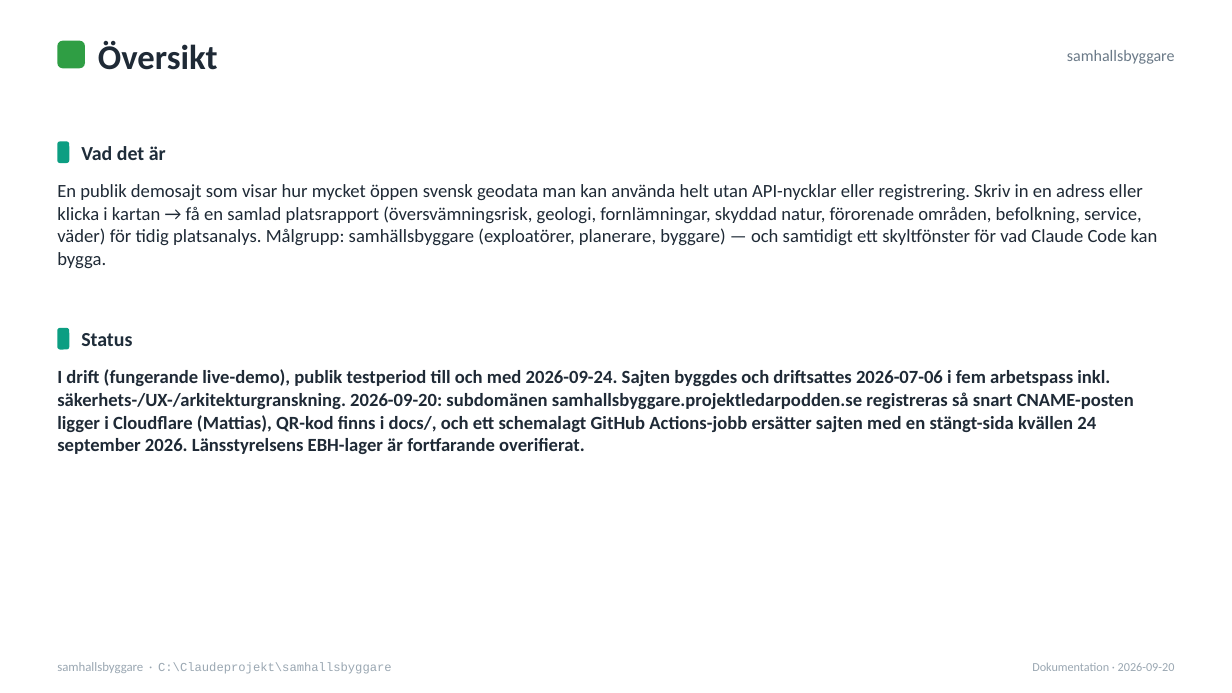
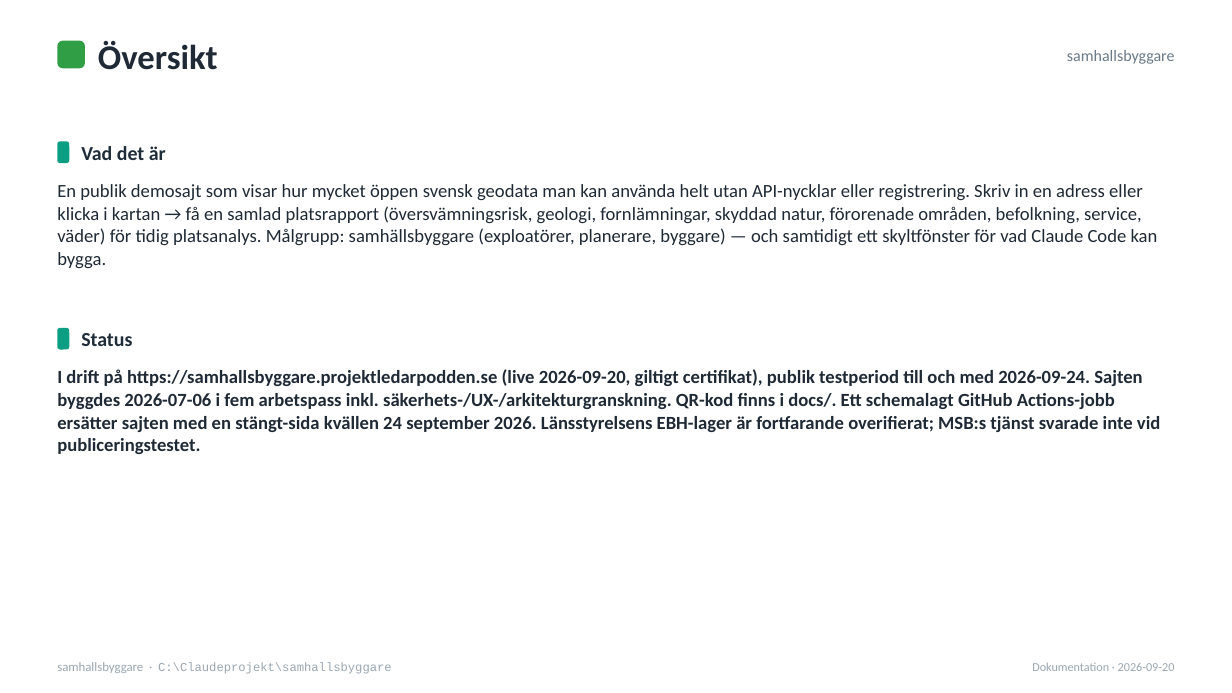
Before and after one commit to VisionInno/samhallsbyggare, a slide deck: slide 2 of samhallsbyggare-dokumentation.pptx. Drawn at 1232x693 pixels with LibreOffice and Linux fonts; fonts in the diff are those of the drawing. Boxes give left, top, right and bottom in pixels: in the first picture for what was removed or moved away, otherwise in the second. Text is boxed around its words. In the diff, an @@ line names an element or a change of style, - is before the commit and + after.

```diff
--- a/samhallsbyggare-dokumentation.pptx
+++ b/samhallsbyggare-dokumentation.pptx
@@ text at (57, 369, 1160, 454): text changed @@
-I drift (fungerande live-demo), publik testperiod till och med 2026-09-24. Sajten byggdes och driftsattes 2026-07-06 i fem arbetspass inkl. säkerhets-/UX-/arkitekturgranskning. 2026-09-20: subdomänen samhallsbyggare.projektledarpodden.se registreras så snart CNAME-posten ligger i Cloudflare (Mattias), QR-kod finns i docs/, och ett schemalagt GitHub Actions-jobb ersätter sajten med en stängt-sida kvällen 24 september 2026. Länsstyrelsens EBH-lager är fortfarande overifierat.
+I drift på https://samhallsbyggare.projektledarpodden.se (live 2026-09-20, giltigt certifikat), publik testperiod till och med 2026-09-24. Sajten byggdes 2026-07-06 i fem arbetspass inkl. säkerhets-/UX-/arkitekturgranskning. QR-kod finns i docs/. Ett schemalagt GitHub Actions-jobb ersätter sajten med en stängt-sida kvällen 24 september 2026. Länsstyrelsens EBH-lager är fortfarande overifierat; MSB:s tjänst svarade inte vid publiceringstestet.
```
Also in this commit, not shown: 2 other slides changed, 6 other files.
